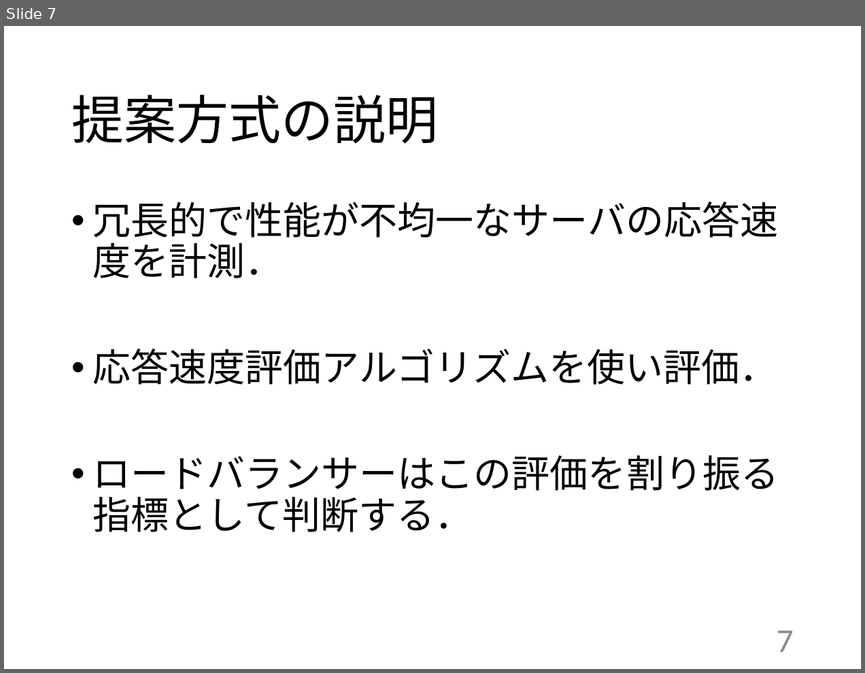
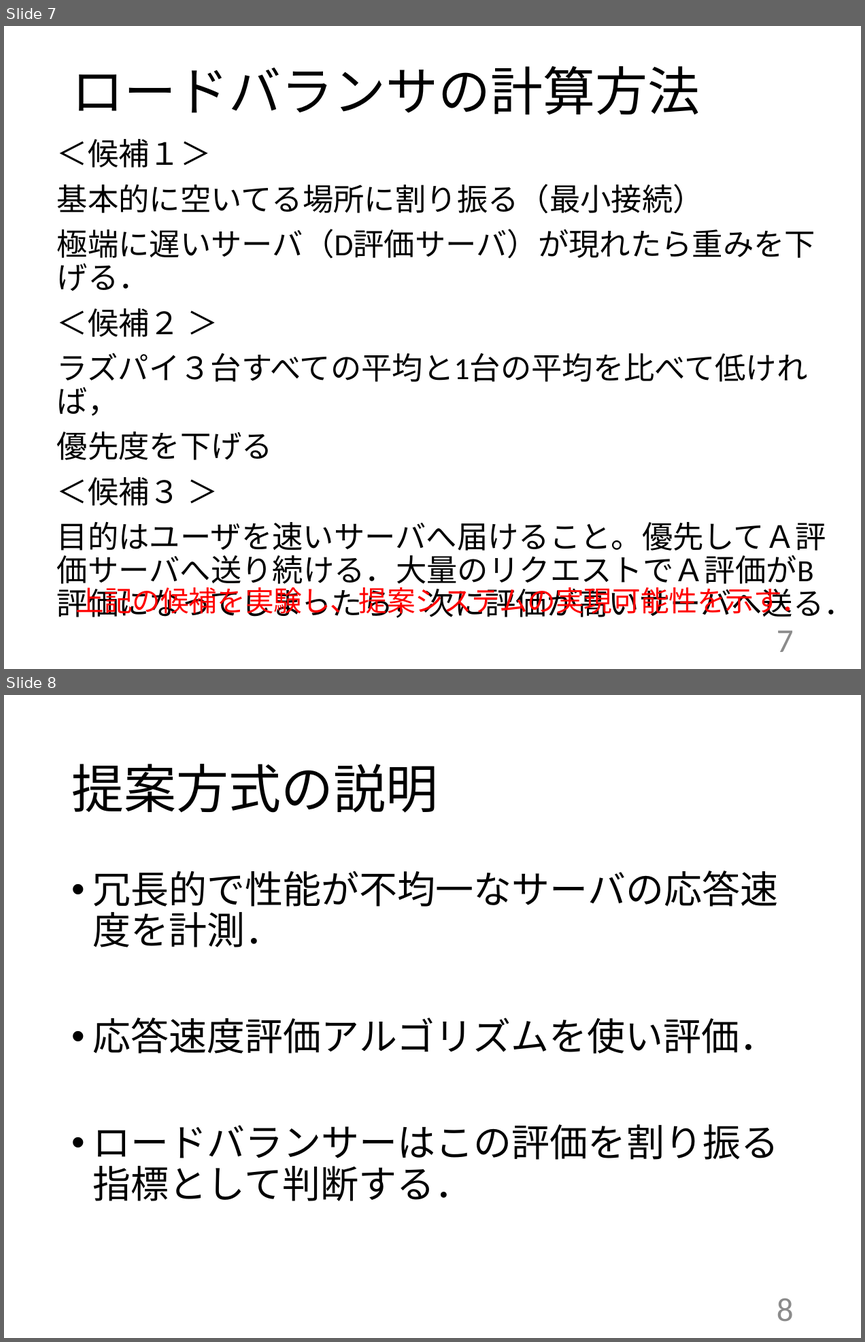
Before and after one commit to kait-takanolab/1821086_matsuo_thesis, a slide deck: 発表用/1821086_中間発表.pptx. Shown one above the other, each under a label of ours: slide 7 before the commit, slides 7 and 8 after it. The pictures are 865x673 and 865x1342 pixels, drawn with LibreOffice and Linux fonts; fonts in the diff are those of the drawing. Boxes give left, top, right and bottom in pixels: in the first picture for what was removed or moved away, otherwise in the second. Text is boxed around its words. In the diff, an @@ line names an element or a change of style, - is before the commit and + after.

Commit message:
LB計算方法のスライド追加

```diff
--- a/発表用/1821086_中間発表.pptx
+++ b/発表用/1821086_中間発表.pptx
@@ slide 7 added at (4,26,861,669), background #FFFFFF @@
@@ title added at (71,66,700,115), 44 pt, text #000000 @@
+ロードバランサの計算方法
@@ text added at (57,139,855,618), 25.9 pt, text #000000 @@
+＜候補１＞
+基本的に空いてる場所に割り振る（最小接続）
+極端に遅いサーバ（D評価サーバ）が現れたら重みを下げる．
+＜候補２ ＞
+ラズパイ３台すべての平均と1台の平均を比べて低ければ，
+優先度を下げる
+＜候補３ ＞
+目的はユーザを速いサーバへ届けること。優先してＡ評価サーバへ送り続ける．大量のリクエストでＡ評価がB評価になってしまったら，次に評価が高いサーバへ送る．
@@ text added at (76,582,810,618), 23.8 pt, text #FF0000 @@
+上記の候補を実験し、提案システムの実現可能性を示す．
@@ page number added at (776,630,793,652), 28 pt, text #8C8C8C @@
+7
@@ what was slide 7 is now slide 8 @@
@@ page number at (776,1297,793,1321): text changed @@
-7
+8
```
Also in this commit, not shown: 1 slide changed.
